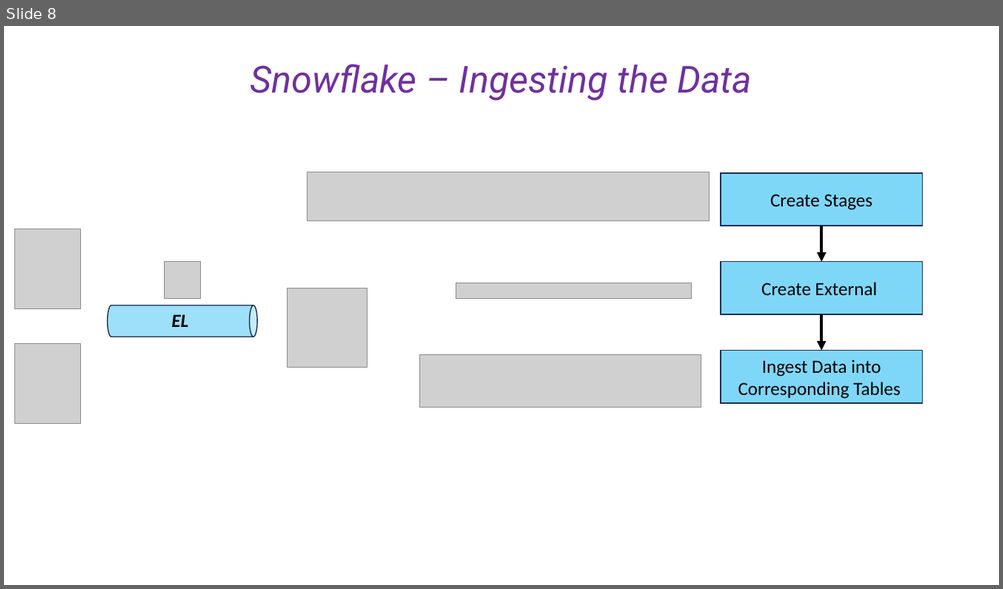
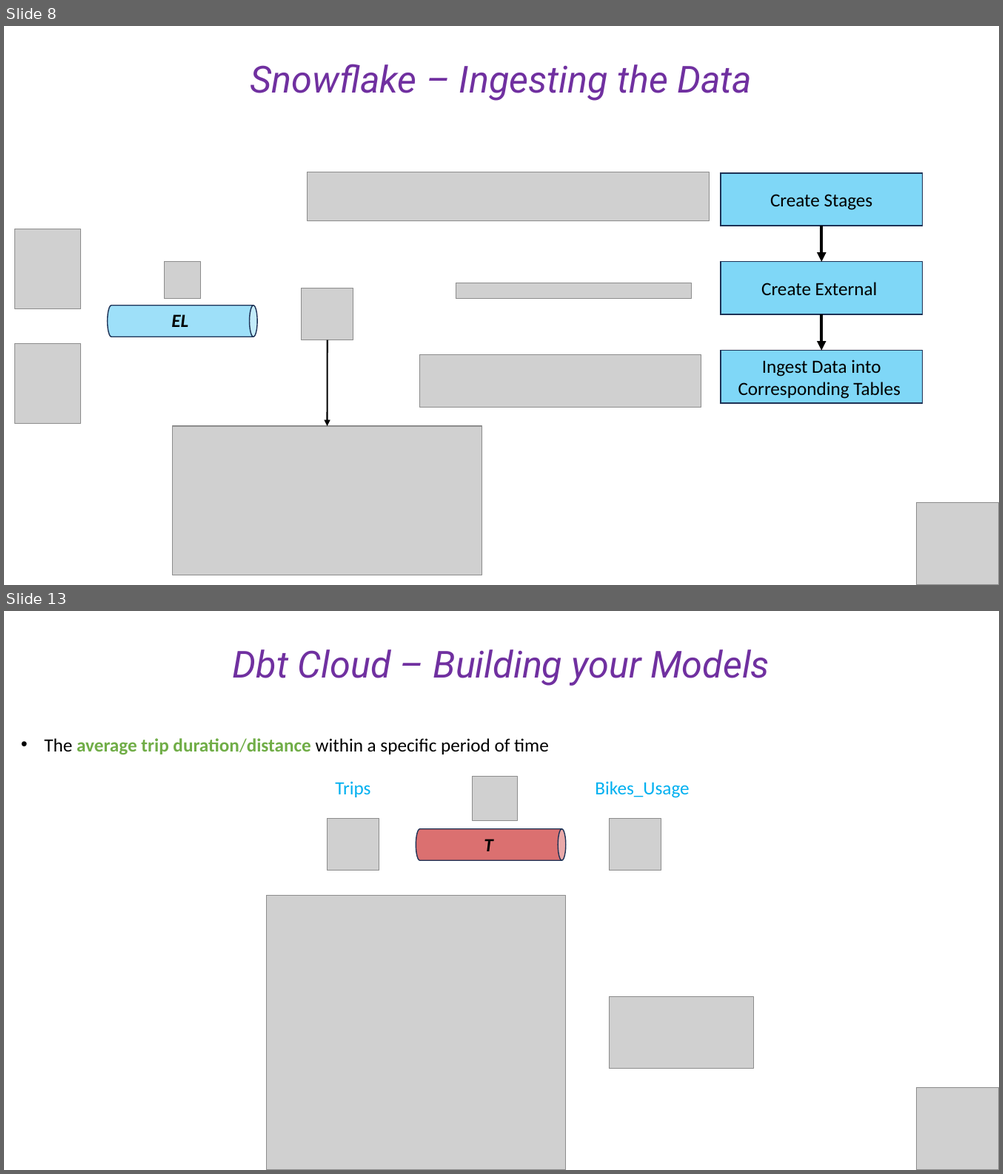
Before and after one commit to cesaramehri/Firn_CaseStudyTest, a slide deck: Case Study - Presentation.pptx. Shown one above the other, each under a label of ours: slide 8 before the commit, slides 8 and 13 after it; the slides between them are not shown. The pictures are 1003x589 and 1003x1174 pixels, drawn with LibreOffice and Linux fonts; fonts in the diff are those of the drawing; grey boxes stand for pictures. Boxes give left, top, right and bottom in pixels: in the first picture for what was removed or moved away, otherwise in the second. Text is boxed around its words. In the diff, an @@ line names an element or a change of style, - is before the commit and + after.

```diff
--- a/Case Study - Presentation.pptx
+++ b/Case Study - Presentation.pptx
@@ slide 13 added at (x1=4, y1=611, x2=999, y2=1170), background #FFFFFF @@
@@ text added at (x1=233, y1=649, x2=769, y2=686), 36 pt, text #7030A0, italic @@
+Dbt Cloud – Building your Models
@@ text added at (x1=44, y1=738, x2=549, y2=755), 18 pt, text #000000 @@
+• The average trip duration/distance within a specific period of time
@@ group added at (x1=267, y1=777, x2=753, y2=1170): 5 pictures, 3 texts, 1 cylinder @@
+T
+Trips
+Bikes_Usage
@@ picture added at (x1=916, y1=1088, x2=999, y2=1170) @@
@@ slide 8 changed as well @@
@@ picture resized from (x1=287, y1=289, x2=367, y2=368) to (x1=301, y1=289, x2=353, y2=340) @@
@@ arrow added from (327, 340) to (327, 426), #000000 1.5 pt @@
@@ picture added at (x1=173, y1=426, x2=482, y2=576) @@
@@ picture added at (x1=916, y1=503, x2=999, y2=585) @@
```
Also in this commit, not shown: 8 other slides changed, 6 other slides added, 5 other files.
